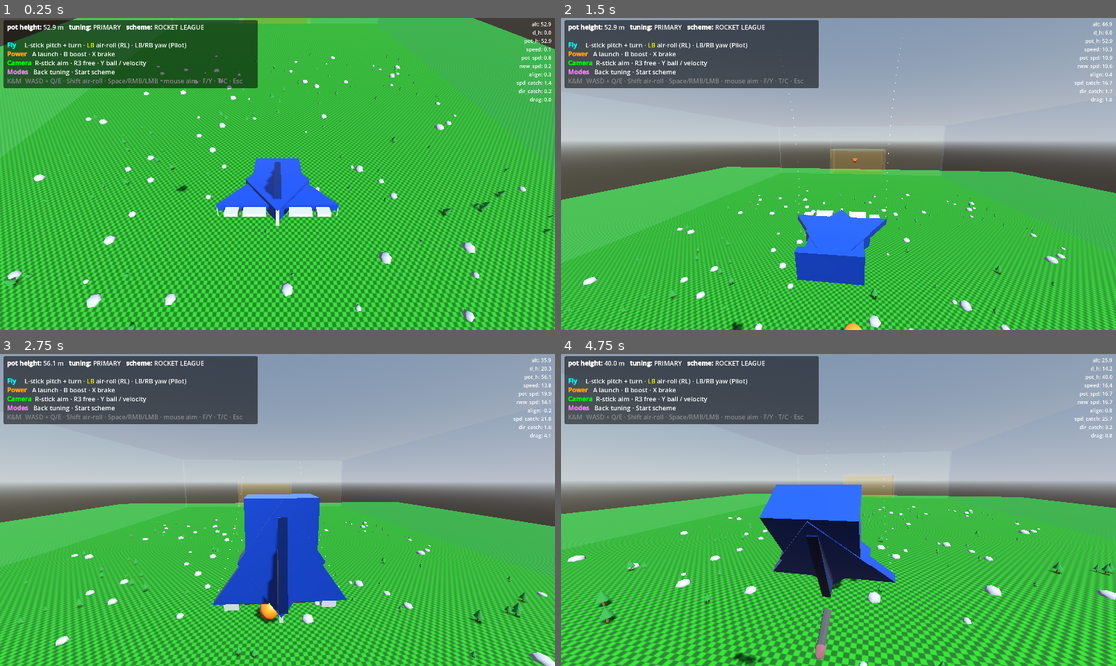
Above: before the commit, frames 1-4 (two rows, left to right).
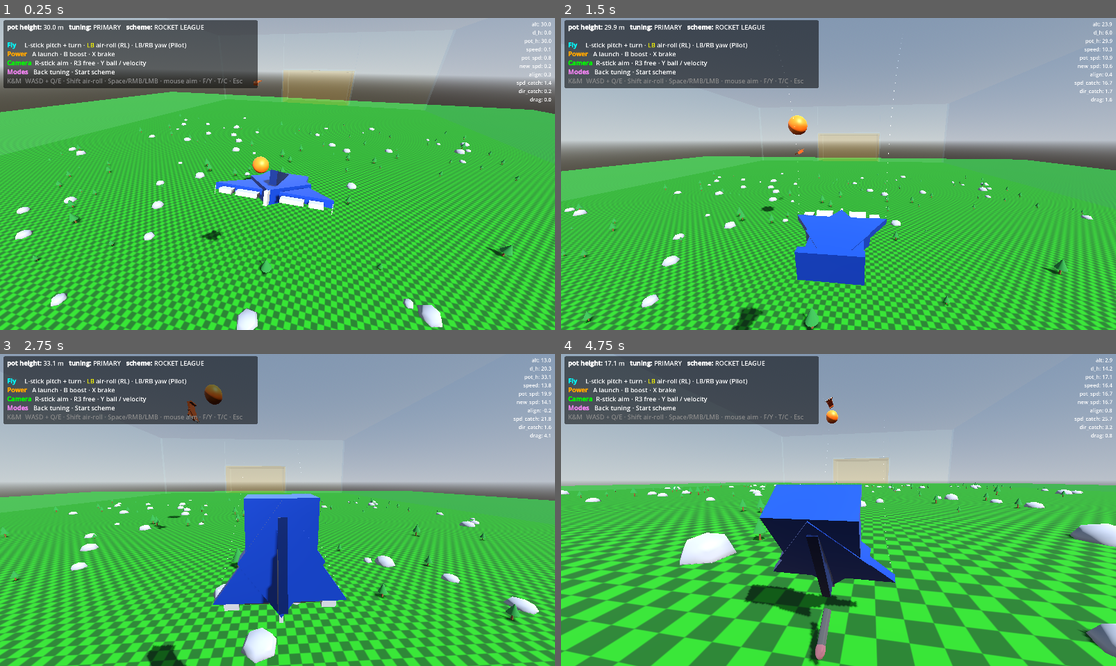
Above: after the commit, the same moments.

Repository: westonkelliher/glider
Game: Godot game, scene res://scenes/main.tscn
Two runs of this game, one before a commit and one after it. Both use one fixed random seed, a clock stepped at 60 frames per second and the inputs below.
Inputs (mouse positions are in pixels of both pictures, inside the frame that each line leads up to):
- Up to frame 1 (0.25 s): no input
- Up to frame 2 (1.5 s): tap Enter at 0.5 s; move the mouse to (866, 174) at 0.52 s; press the mouse at (866, 174) at 0.53 s; hold W (move_forward) from 0.53 s (still down); move the mouse to (810, 174) at 1.27 s; release the mouse at (810, 174) at 1.28 s; tap Shift (air_roll) at 1.35 s
- Up to frame 3 (2.75 s): keep holding W (move_forward); move the mouse to (288, 503) at 2.02 s; hold Right mouse button (boost) from 2.03 s (still down)
- Up to frame 4 (4.75 s): keep holding W (move_forward); move the mouse to (832, 516) at 2.77 s; release Right mouse button (boost) at 2.78 s; tap Y (cam_ball_toggle) at 2.85 s; move the mouse to (877, 513) at 3.52 s; tap F (cam_free) at 3.6 s; move the mouse to (794, 506) at 4.27 s; tap Space (launch) at 4.35 s

The runs differ from the first frame. In frame 1, 68% of the frame differs, in the area x 0-100%, y 0-100%; in frame 2, 26%; in frame 3, 29%; in frame 4, 37%.

Commit message:
Reposition spawns; ball kicks off with upward velocity
Move gliders/ball to fresh start positions, fix arena resource uid,
and give the ball an initial UP toss on ready.

Co-Authored-By: Claude Opus 4.8 (1M context) <noreply@anthropic.com>

Diff:
--- a/scenes/main.tscn
+++ b/scenes/main.tscn
@@ -36,15 +36,15 @@
 [node name="Arena" parent="." unique_id=1981620933 instance=ExtResource("5_arena")]
 
 [node name="GliderBody" parent="." unique_id=786574907 instance=ExtResource("2_0wfyh")]
-transform = Transform3D(2.5, 0, 0, 0, 2.5, 0, 0, 0, 2.5, 2.9999924, 52.94013, 70.93966)
+transform = Transform3D(2.5, 0, 0, 0, 2.5, 0, 0, 0, 2.5, 15, 30, 40)
 
-[node name="AIGlider" parent="." instance=ExtResource("2_0wfyh")]
-transform = Transform3D(-2.5, 0, 0, 0, 2.5, 0, 0, 0, -2.5, 0, 50, -60)
+[node name="AIGlider" parent="." unique_id=130628218 instance=ExtResource("2_0wfyh")]
+transform = Transform3D(-2.5, 0, 0, 0, 2.5, 0, 0, 0, -2.5, -15, 30, -40)
 is_ai = true
 ai_variant = "handbrake"
 
 [node name="Ball" parent="." unique_id=1901848942 instance=ExtResource("4_ball")]
-transform = Transform3D(1.35, 0, 0, 0, 1.35, 0, 0, 0, 1.35, 3, 2, 40)
+transform = Transform3D(1.2, 0, 0, 0, 1.2, 0, 0, 0, 1.2, 0, 5, 0)
 
 [node name="CameraRig" parent="." unique_id=478481249 node_paths=PackedStringArray("target", "ball") instance=ExtResource("3_jyhfs")]
 transform = Transform3D(1, 0, 0, 0, 1, 0, 0, 0, 1, 2.9999924, 82.19779, 90.10272)
--- a/scripts/ball.gd
+++ b/scripts/ball.gd
@@ -25,6 +25,7 @@
 	var shape: Shape3D = $Shape.shape
 	if shape is SphereShape3D:
 		radius = shape.radius * scale.x
+	velocity = Vector3.UP * 24.0
 
 
 func _physics_process(delta: float) -> void:
Not shown: 1 places in scenes/main.tscn that only renumber resources
